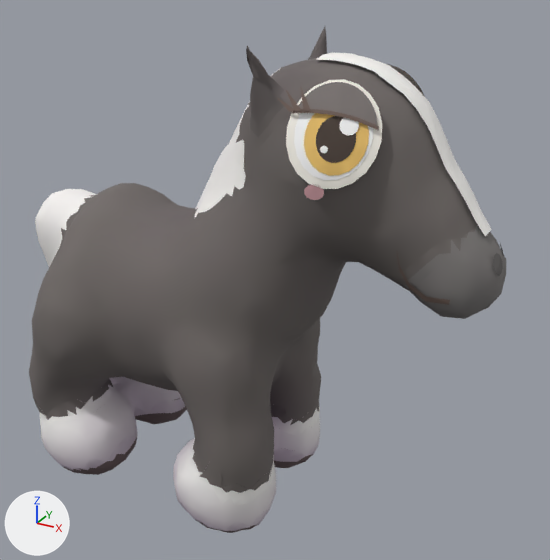
What one commit did to the glTF model art/models/limited/feather_foal.glb.
The view is the same before and after, from a 50 mm lens placed at (0.64, -1.037, 0.967), pointed at (0.055, 0.026, 0.435). The axes (+X, +Y, +Z) are drawn at lower left. The lights are the same throughout. The picture after the commit comes second. Vertices at exactly the same position are counted once.

The first picture shows 'feather_foal'.
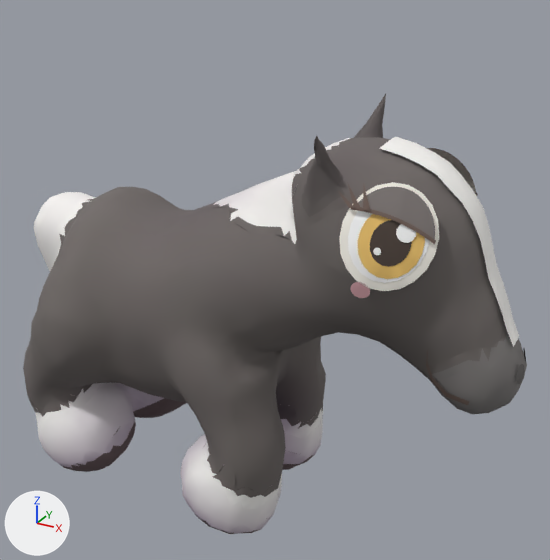
The newer file adds a shape key; the second version is drawn at full value of the shape key 'sleep' of 'feather_foal', and the change is written as the vertex moves it makes.

The change, as a list of edits to the scene's bpy script:
```text
Change me_feather_foal:
    remove me_feather_foal.from_pydata(...)  # 3426 vertices, 5783 faces; spans x -0.443..0.443, y -0.204..0.204, z 0.0..0.85
    add me_feather_foal.from_pydata(...)  # 3426 vertices, 5783 faces; spans x -0.456..0.493, y -0.201..0.205, z 0.0..0.757
    me_feather_foal part 1: the loose piece of 70 vertices spanning x 0.153..0.415, y -0.032..0.033, z 0.594..0.825 is multiplied about its middle by the matrix ((0.98, 0.0, 0.199), (0.01, 0.999, -0.049), (-0.198, 0.05, 0.979)), then moved by (0.085, -0.01, -0.133)
    me_feather_foal part 2: the loose piece of 21 vertices spanning x 0.155..0.284, y -0.142..-0.079, z 0.667..0.803 is multiplied about its middle by the matrix ((0.98, 0.0, 0.199), (0.01, 0.999, -0.049), (-0.198, 0.05, 0.979)), then moved by (0.091, -0.012, -0.127)
    me_feather_foal part 3: the loose piece of 21 vertices spanning x 0.167..0.272, y -0.138..-0.085, z 0.679..0.793 is multiplied about its middle by the matrix ((0.98, 0.0, 0.199), (0.01, 0.999, -0.049), (-0.198, 0.05, 0.979)), then moved by (0.091, -0.012, -0.127)
    me_feather_foal part 4: the loose piece of 21 vertices spanning x 0.182..0.268, y -0.135..-0.093, z 0.685..0.777 is multiplied about its middle by the matrix ((0.98, 0.0, 0.199), (0.01, 0.999, -0.049), (-0.198, 0.05, 0.979)), then moved by (0.09, -0.012, -0.128)
    me_feather_foal part 5: the loose piece of 21 vertices spanning x 0.199..0.252, y -0.129..-0.102, z 0.701..0.76 is multiplied about its middle by the matrix ((0.98, 0.0, 0.199), (0.01, 0.999, -0.049), (-0.198, 0.05, 0.979)), then moved by (0.09, -0.011, -0.128)
    me_feather_foal part 6: the loose piece of 13 vertices spanning x 0.227..0.253, y -0.112..-0.1, z 0.736..0.761 is multiplied about its middle by the matrix ((0.98, 0.0, 0.199), (0.01, 0.999, -0.049), (-0.198, 0.05, 0.979)), then moved by (0.093, -0.012, -0.131)
    me_feather_foal part 7: the loose piece of 11 vertices spanning x 0.208..0.218, y -0.128..-0.123, z 0.712..0.722 is multiplied about its middle by the matrix ((0.98, 0.0, 0.199), (0.01, 0.999, -0.049), (-0.198, 0.05, 0.979)), then moved by (0.088, -0.011, -0.126)
    me_feather_foal part 8: the loose piece of 42 vertices spanning x 0.164..0.279, y -0.118..-0.087, z 0.747..0.801 is multiplied about its middle by the matrix ((0.98, 0.0, 0.199), (0.01, 0.999, -0.049), (-0.198, 0.05, 0.979)), then moved by (0.099, -0.014, -0.128)
    me_feather_foal part 9: the loose piece of 50 vertices spanning x 0.162..0.28, y -0.121..-0.099, z 0.745..0.766 is multiplied about its middle by the matrix ((0.98, 0.0, 0.199), (0.01, 0.999, -0.049), (-0.198, 0.05, 0.979)), then moved by (0.095, -0.013, -0.127)
    me_feather_foal part 10: the loose piece of 15 vertices spanning x 0.195..0.223, y -0.149..-0.139, z 0.653..0.672 is multiplied about its middle by the matrix ((0.98, 0.0, 0.199), (0.01, 0.999, -0.049), (-0.198, 0.05, 0.979)), then moved by (0.077, -0.008, -0.125)
    me_feather_foal part 11: the loose piece of 13 vertices spanning x 0.432..0.443, y -0.031..-0.011, z 0.543..0.574 is multiplied about its middle by the matrix ((0.98, 0.0, 0.199), (0.01, 0.999, -0.049), (-0.198, 0.05, 0.979)), then moved by (0.052, -0.001, -0.162)
    me_feather_foal part 12: the loose piece of 10 vertices spanning x 0.31..0.388, y -0.085..-0.068, z 0.502..0.579 is multiplied about its middle by the matrix ((0.98, 0.0, 0.199), (0.01, 0.999, -0.049), (-0.198, 0.05, 0.979)), then moved by (0.05, -0.001, -0.147)
    me_feather_foal part 13: the loose piece of 21 vertices spanning x 0.155..0.284, y 0.08..0.143, z 0.667..0.803 is multiplied about its middle by the matrix ((0.98, 0.0, 0.199), (0.01, 0.999, -0.049), (-0.198, 0.05, 0.979)), then moved by (0.091, -0.012, -0.116)
    me_feather_foal part 14: the loose piece of 42 vertices spanning x 0.164..0.279, y 0.088..0.12, z 0.747..0.801 is multiplied about its middle by the matrix ((0.98, 0.0, 0.199), (0.01, 0.999, -0.049), (-0.198, 0.05, 0.979)), then moved by (0.099, -0.014, -0.117)
    me_feather_foal part 15: 2878 of 3426 vertices moved; they spanned x -0.443..0.443, y -0.204..0.204, z 0.0..0.85 and now span x -0.456..0.491, y -0.201..0.205, z 0.0..0.757; mean shift (0.02, 0.0, -0.027); largest move (0.441, -0.011, 0.553) -> (0.491, -0.012, 0.391)
    other edits to the shape of me_feather_foal do not show in these pictures
```

Where the change shows, as pixel boxes [x1, y1, x2, y2] in the pictures (550 x 560 px; the box of a moved part takes in the faces that stretch with it):
'feather_foal', reshaped (13% shorter)
    before: [29, 27, 506, 533]
    after: [23, 94, 527, 534]
part 1 of me_feather_foal, moved or reshaped
    before: [317, 52, 491, 236]
    after: [379, 137, 519, 347]
part 2 of me_feather_foal, moved or reshaped
    before: [286, 79, 382, 189]
    after: [339, 182, 439, 291]
part 3 of me_feather_foal, moved or reshaped
    before: [294, 113, 373, 180]
    after: [348, 211, 429, 283]
part 4 of me_feather_foal, moved or reshaped
    before: [304, 113, 369, 176]
    after: [358, 214, 425, 279]
part 5 of me_feather_foal, moved or reshaped
    before: [316, 116, 356, 163]
    after: [370, 220, 412, 267]
part 6 of me_feather_foal, moved or reshaped
    before: [339, 118, 359, 135]
    after: [396, 224, 416, 243]
part 7 of me_feather_foal, moved or reshaped
    before: [320, 146, 328, 153]
    after: [373, 247, 381, 255]
part 8 of me_feather_foal, moved or reshaped
    before: [298, 82, 378, 126]
    after: [358, 187, 435, 240]
part 9 of me_feather_foal, moved or reshaped
    before: [292, 109, 379, 130]
    after: [351, 207, 436, 244]
part 10 of me_feather_foal, moved or reshaped
    before: [304, 184, 324, 200]
    after: [350, 282, 370, 298]
part 11 of me_feather_foal, moved or reshaped
    before: [493, 253, 503, 276]
    after: [516, 364, 525, 384]
part 12 of me_feather_foal, moved or reshaped
    before: [397, 253, 450, 305]
    after: [426, 351, 469, 405]
part 13 of me_feather_foal, moved or reshaped (mostly hidden before)
    before: [387, 64, 424, 96]
    after: [427, 148, 477, 196]
part 14 of me_feather_foal, moved or reshaped
    before: [397, 67, 425, 97]
    after: [439, 149, 476, 190]
part 15 of me_feather_foal, moved or reshaped
    before: [29, 27, 506, 533]
    after: [23, 94, 527, 534]
